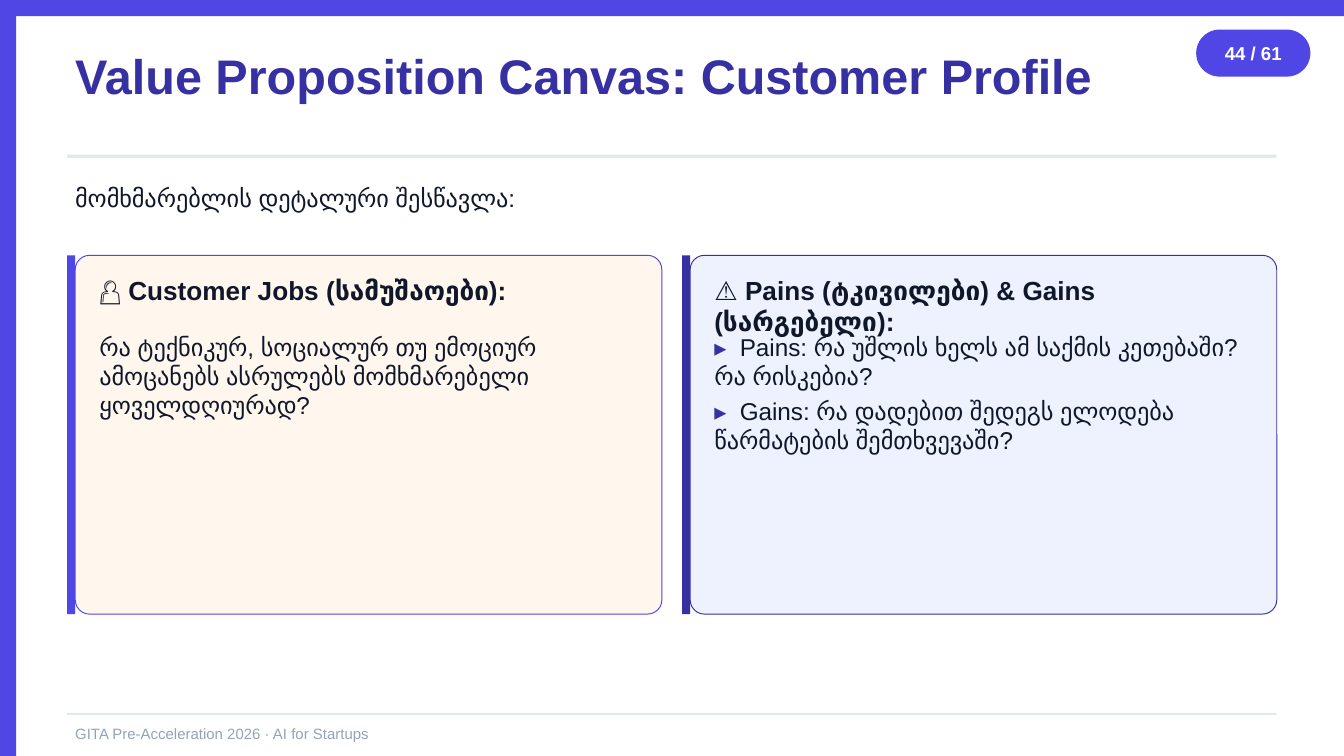
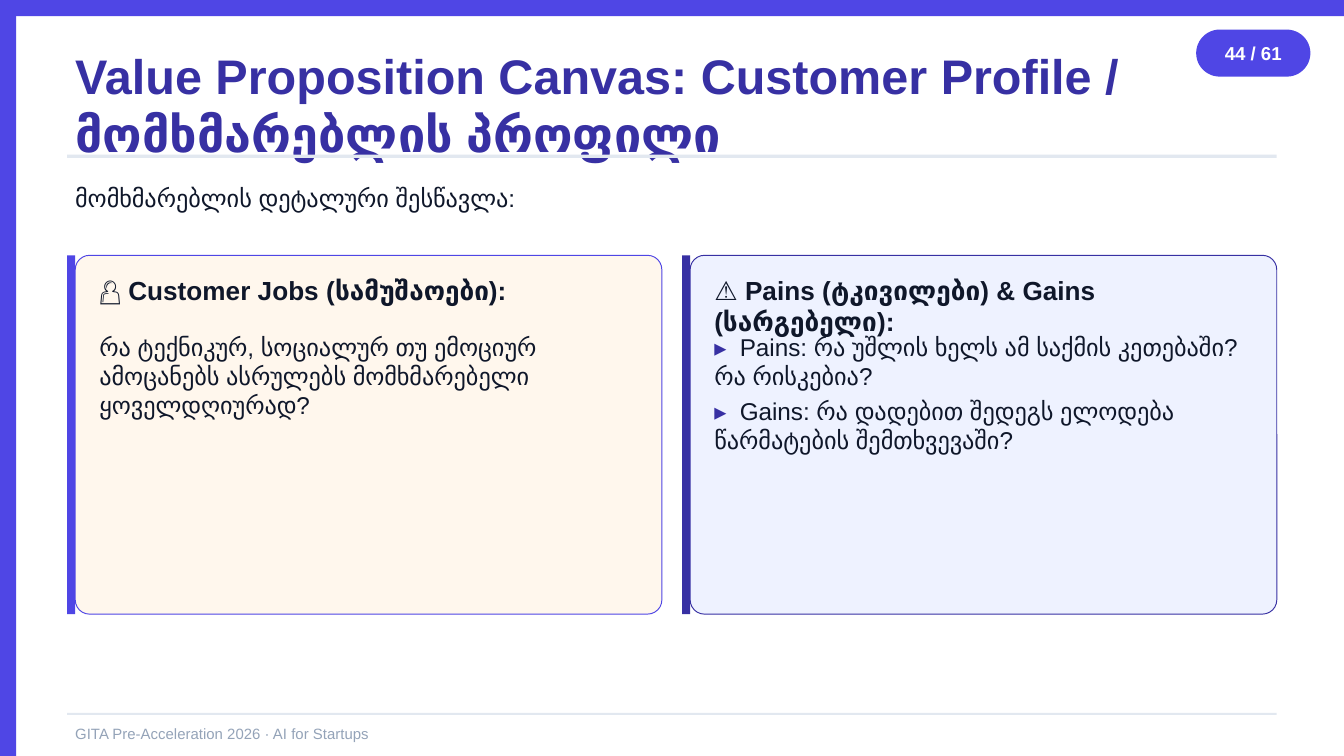
Before and after one commit to basilaia123/ai2026, a slide deck: slide 44 of GITA/Pre-Acceleration/2026-5h-AI-for-Startups/day1-slides.pptx. Drawn at 1344x756 pixels with LibreOffice and Linux fonts; fonts in the diff are those of the drawing. Boxes give left, top, right and bottom in pixels: in the first picture for what was removed or moved away, otherwise in the second. Text is boxed around its words. In the diff, an @@ line names an element or a change of style, - is before the commit and + after.

```diff
--- a/GITA/Pre-Acceleration/2026-5h-AI-for-Startups/day1-slides.pptx
+++ b/GITA/Pre-Acceleration/2026-5h-AI-for-Startups/day1-slides.pptx
@@ text at [75, 59, 1092, 162]: text changed @@
-Value Proposition Canvas: Customer Profile
+Value Proposition Canvas: Customer Profile / მომხმარებლის პროფილი
```
Also in this commit, not shown: 29 other slides changed, 3 other files.
